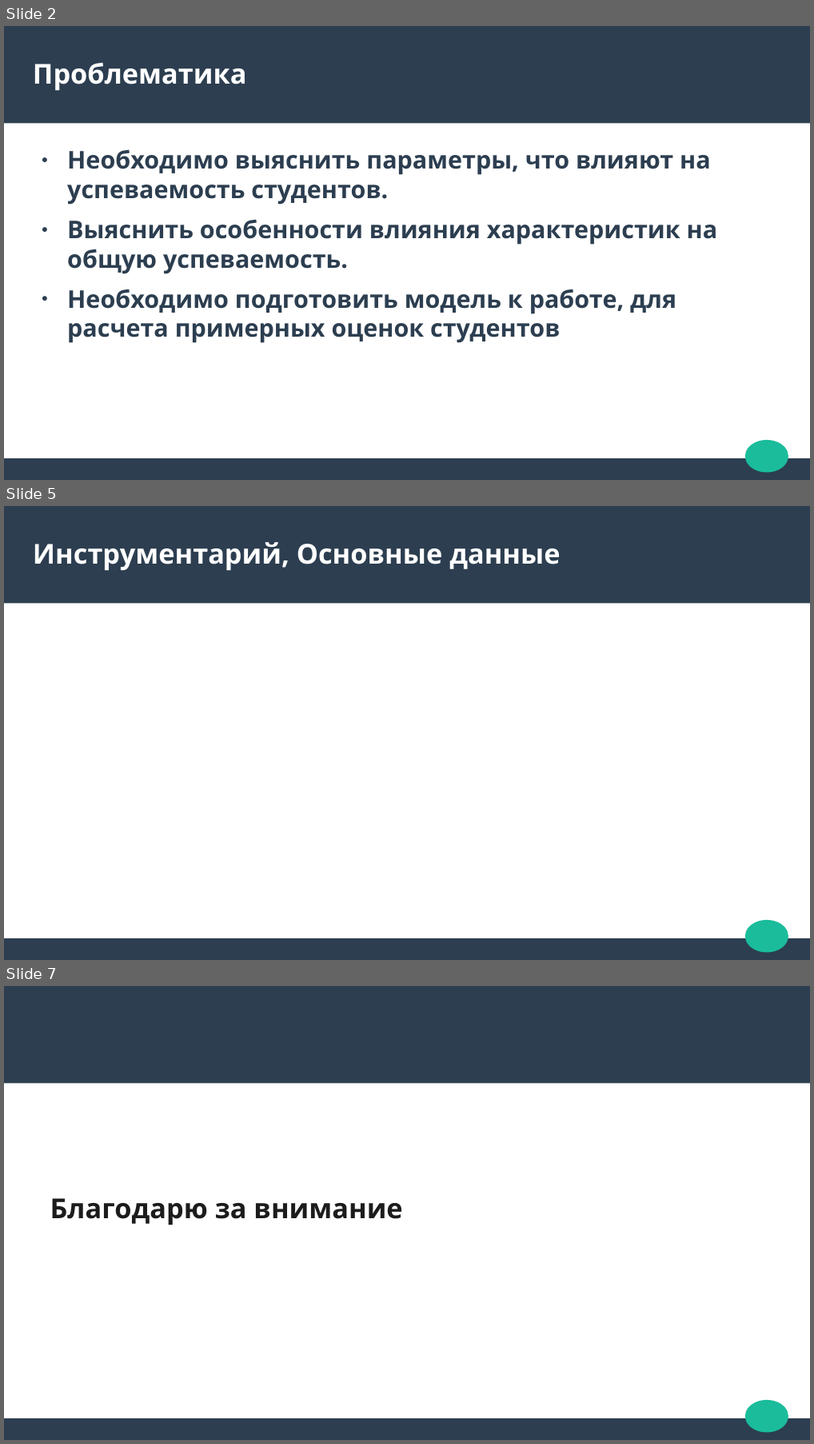
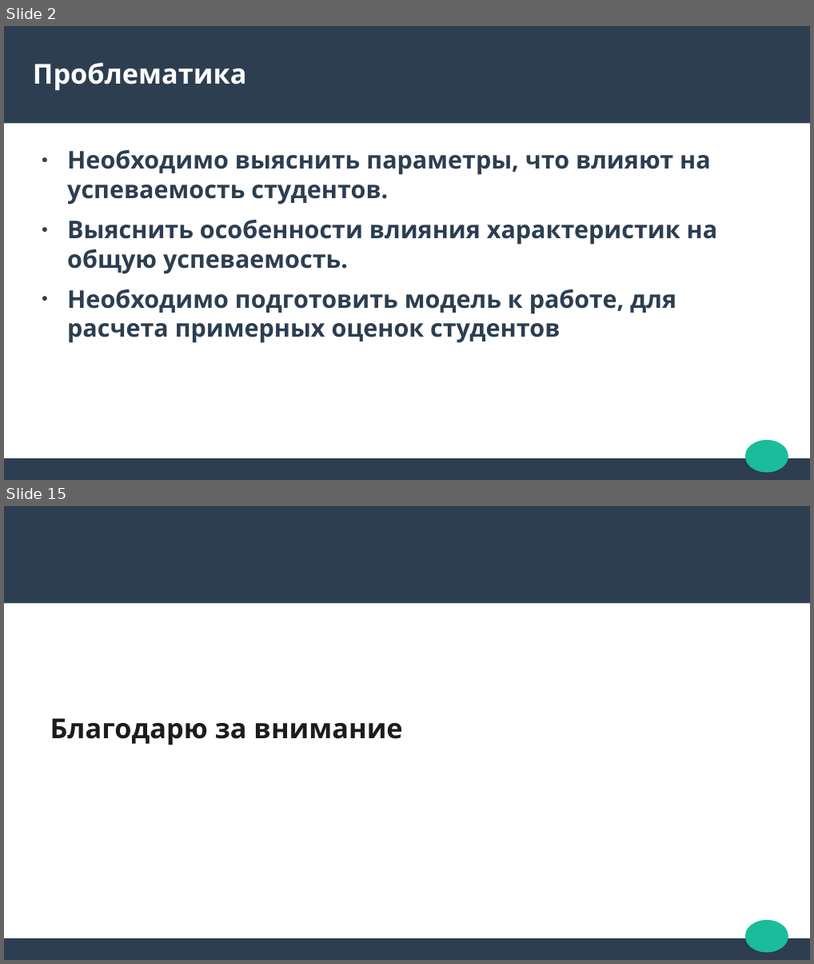
Before and after one commit to StrangeSas/StudentGradesModel, a slide deck: StudentGradesPresentation.odp. Shown one above the other, each under a label of ours: slides 2, 5 and 7 before the commit, slides 2 and 15 after it; the slides between them are not shown. The pictures are 814x1444 and 814x964 pixels, drawn with LibreOffice and Linux fonts; fonts in the diff are those of the drawing. Boxes give left, top, right and bottom in pixels: in the first picture for what was removed or moved away, otherwise in the second. Text is boxed around its words. In the diff, an @@ line names an element or a change of style, - is before the commit and + after.

```diff
--- a/StudentGradesPresentation.odp
+++ b/StudentGradesPresentation.odp
@@ slide 5 removed at box(4, 506, 810, 960), background #FFFFFF; not listed: 3 template elements that a slide beside it also shows @@
@@ title removed at box(33, 542, 560, 571) @@
-Инструментарий, Основные данные
@@ what was slide 7 is now slide 15 @@
```
Also in this commit, not shown: 2 slides changed, 10 slides added, 1 other slide removed, 1 other file.
